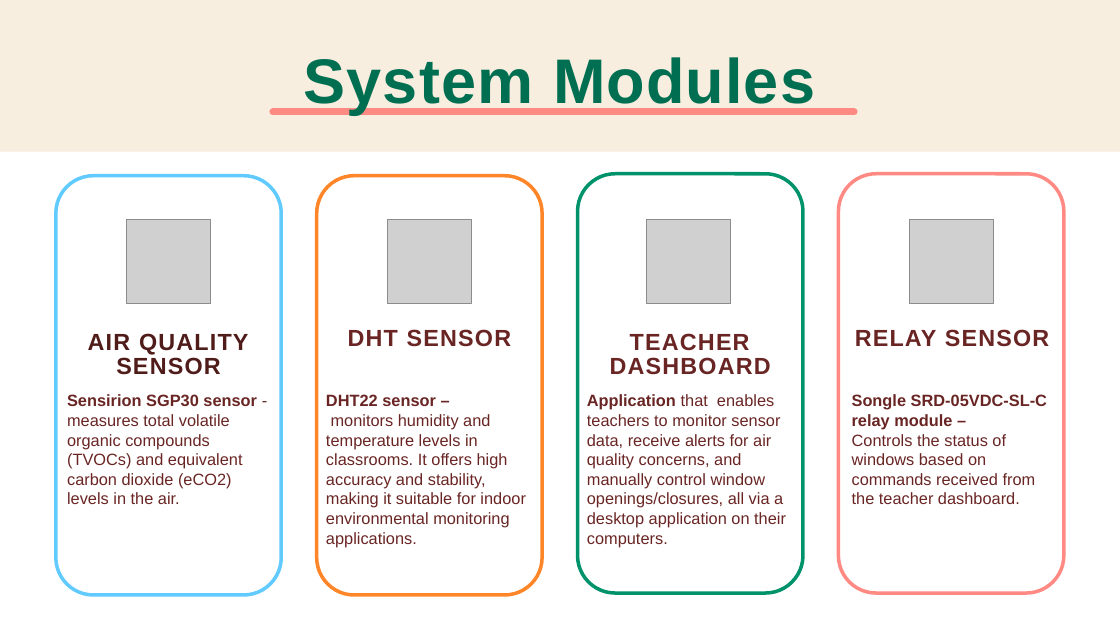
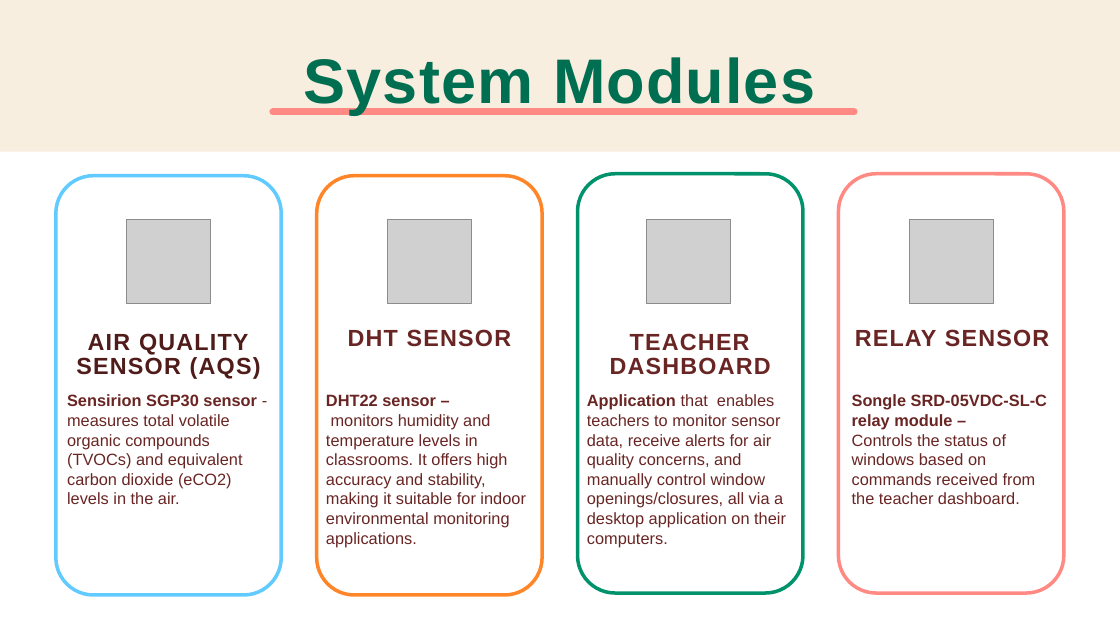
Before and after one commit to hadarasher/IOT_SMART_HOME, a slide deck: slide 5 of PureAir presentation.pptx. Drawn at 1120x630 pixels with LibreOffice and Linux fonts; fonts in the diff are those of the drawing; grey boxes stand for pictures. Boxes give left, top, right and bottom in pixels: in the first picture for what was removed or moved away, otherwise in the second. Text is boxed around its words. In the diff, an @@ line names an element or a change of style, - is before the commit and + after.

```diff
--- a/PureAir presentation.pptx
+++ b/PureAir presentation.pptx
@@ text at (x1=76, y1=333, x2=261, y2=379): text changed @@
-AIR QUALITY SENSOR
+AIR QUALITY SENSOR (AQS)
```
Also in this commit, not shown: 4 other slides changed, 2 slides added, 1 slide removed, 3 other files.
